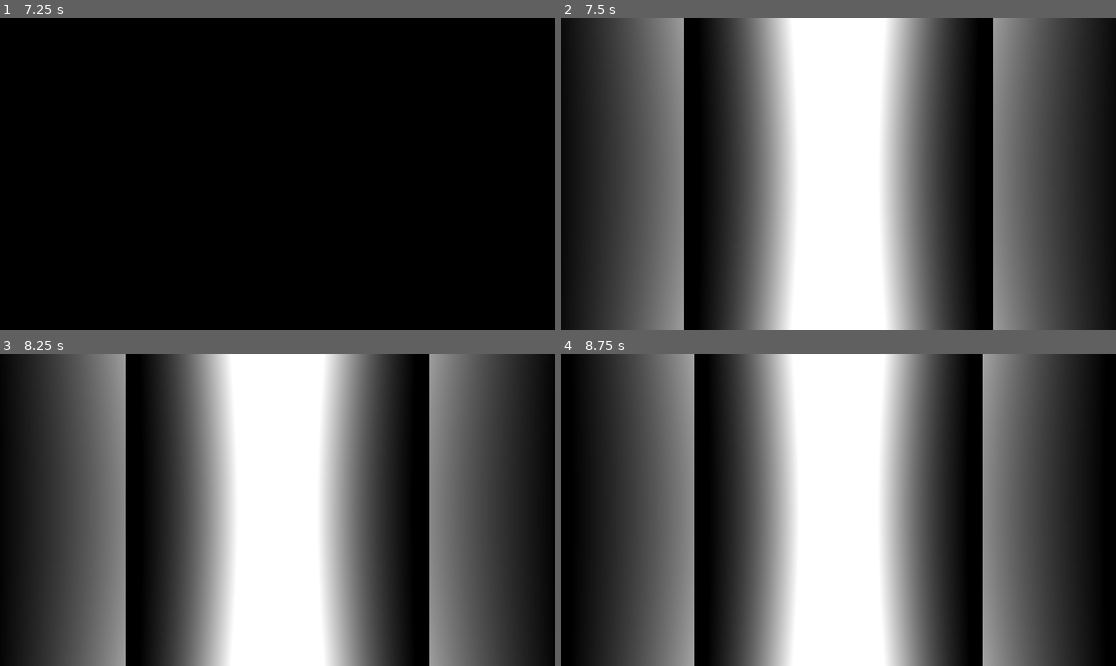
Above: before the commit, frames 1-4 (two rows, left to right).
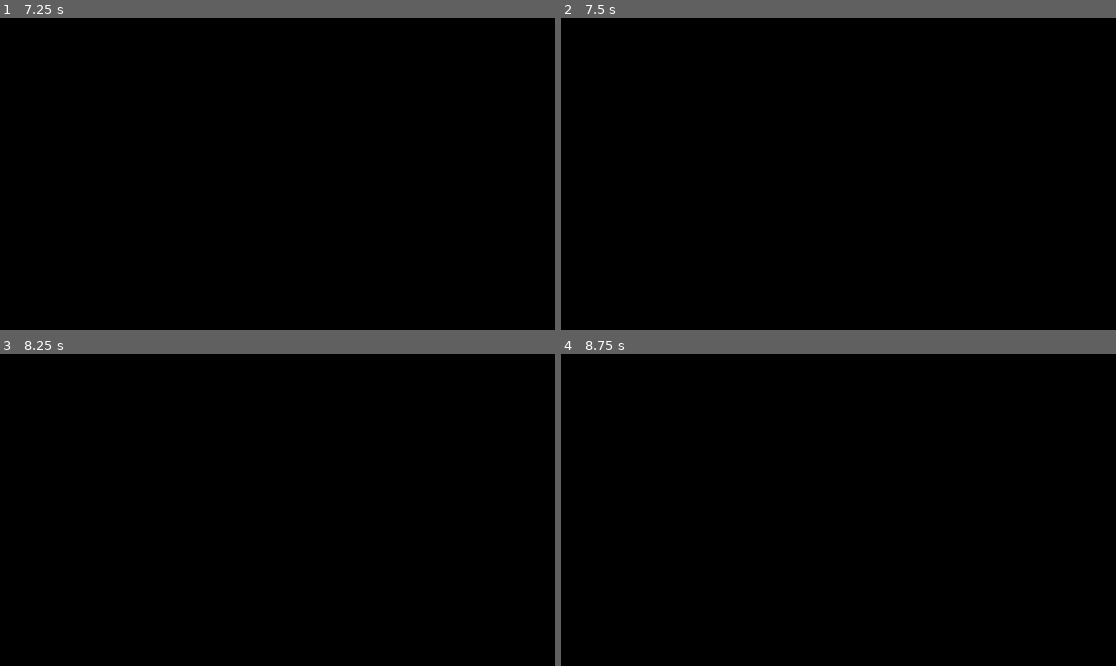
Above: after the commit, the same moments.

Repository: murumart/cgiproject
Game: Godot game, scene res://scenes/rendering_demo.tscn
The game is run twice, just before and just after one commit, with the same random seed, the same clock (stepped at 60 frames per second) and the same inputs. This scene is started directly instead of the project's main scene.
Inputs (mouse positions are in pixels of both pictures, inside the frame that each line leads up to):
- Up to frame 1 (7.25 s): tap Enter (ui_accept) at 0.5, 0.77, 1.25, 1.52, 3.02, 3.5, 3.77, 4.25, 4.52, 5, 5.75, 6.02, 6.77 s; move the mouse to (399, 158) at 0.52 s; hold Right (ui_right) 0.53-1.28 s; click (399, 158) at 0.6 s; move the mouse to (166, 189) at 1.27 s; hold S 1.28-2.03 s; tap E at 1.35, 4.35 s; move the mouse to (333, 105) at 2.02 s; hold Right (ui_right) 2.03-2.78 s; hold Q 2.03-2.78 s; move the mouse to (249, 236) at 2.77 s; hold W 2.78-3.53 s; tap Shift at 2.85, 5.85 s; click (249, 236) at 2.92 s; move the mouse to (444, 220) at 3.52 s; hold Left (ui_left) 3.53-5.03 s; click (444, 220) at 3.6 s; move the mouse to (111, 127) at 4.27 s; move the mouse to (305, 174) at 5.02 s; hold S 5.03-5.78 s; hold Q 5.03-5.78 s; click (305, 174) at 5.17 s; move the mouse to (194, 96) at 5.77 s; hold Right (ui_right) 5.78-6.53 s; move the mouse to (399, 158) at 6.52 s; hold W from 6.53 s (still down); click (399, 158) at 6.6 s
- Up to frame 2 (7.5 s): move the mouse to (727, 189) at 7.27 s; release W at 7.28 s; hold Right (ui_right) from 7.28 s (still down); tap E at 7.35 s; click (727, 189) at 7.42 s
- Up to frame 3 (8.25 s): tap Enter (ui_accept) at 7.52 s; move the mouse to (333, 441) at 8.02 s; release Right (ui_right) at 8.03 s; hold S from 8.03 s (still down); hold Q from 8.03 s (still down)
- Up to frame 4 (8.75 s): keep holding S; keep holding Q

Frame 1 is identical in both runs. In frame 2, 82% of the frame differs, in the area x 2-98%, y 0-100%; in frame 3, 80%; in frame 4, 77%.
Error in both runs: Assertion failed: Couldnt' get rendering device (res://scenes/volumetric_controller.gd:42)

Commit message:
rt shadows

Diff:
--- a/scenes/volumetric_controller.gd
+++ b/scenes/volumetric_controller.gd
@@ -55,7 +55,7 @@
 
 	# Run Simulation
 	# This queues the commands on the GPU but doesn't execute them instantly.
-	#run_simulation_once()
+	run_simulation_once()
 
 	# Build Brick Map
 	# Analyze voxel data and create brick occupancy map
--- a/shaders/volumetric_display.gdshader
+++ b/shaders/volumetric_display.gdshader
@@ -13,7 +13,7 @@
 //uniform int max_steps = 128; // Reduce this if performance is low
 uniform float mesh_size : hint_range(1, 400);
 uniform int brick_size; // Size of each brick (must match VolumetricController)
-uniform vec3 sun_direction = vec3(0.0, 0.0, 1.0);
+uniform vec3 sun_direction = vec3(0.5, 1.0, 0.5);
 
 varying vec3 local_pos;
 
@@ -26,7 +26,7 @@
 	float passed_through;
 	float exited;
 	uint cell;
-	//vec3 normal;
+	vec3 normal;
 	vec3 position;
 };
 
@@ -55,7 +55,7 @@
 	}
 }
 
-RayResult dda_ray_march(vec3 origin, vec3 dir, vec3 inv_dir, vec3 sgn_dir, ivec3 coord, vec3 t, vec3 voxel_resolution) {
+RayResult dda_ray_march(vec3 origin, vec3 dir) {
 	RayResult res;
 	res.color = vec3(0.0);
 	res.alpha = 0.0;
@@ -65,20 +65,51 @@
 	res.passed_through = 0.0;
 	res.exited = 0.0;
 	res.cell = 0u;
-
+	res.position = vec3(0.0);
+	res.normal = vec3(0.0);
+
+	ivec3 tex_size = textureSize(simulation_data, 0);
+	vec3 voxel_resolution = vec3(tex_size);
+
+	// DDA setup
+	const float FLT_MAX = 3.4028235e+38;
+	vec3 inv_dir = 1.0 / dir;
+	vec3 sgn_dir = sign(inv_dir); // the sign of the direction
+	inv_dir = clamp(inv_dir, vec3(-FLT_MAX), vec3(FLT_MAX));
+
+	// Calculate intersection with voxel grid bounds
+	vec3 t1 = -origin * inv_dir; // t1 is the distance to the first intersection with the voxel grid
+	vec3 t2 = (voxel_resolution - origin) * inv_dir; // t2 is the distance to the second intersection with the voxel grid
+
+	vec3 tmins = min(t1, t2);
+	vec3 tmaxs = max(t1, t2);
+
+	// Don't clamp tmin to 0 - if camera is inside the volume, tmin will be negative
+	float tmin = max(tmins.x, max(tmins.y, tmins.z));
+	float tmax = min(tmaxs.x, min(tmaxs.y, tmaxs.z));
+
+	// discard if the ray doesn't hit the volume
+	if (tmin > tmax){
+		return res;
+	}
+
+	// Move origin to entry point (or keep at camera position if inside)
+	vec3 curr_pos = origin + dir * max(tmin, 0.0);
+
+	// Get starting voxel coordinate
+	ivec3 coord = ivec3(clamp(floor(curr_pos), vec3(0), voxel_resolution - 1.0));
+
+	// Calculate t values for each axis
+	// t is the distance to the next voxel boundary from curr_pos (entry point, relative t=0)
+	vec3 t = (vec3(coord) + 0.5 * (1.0 + sgn_dir) - curr_pos) * inv_dir;
 
 	vec3 exit_pos = vec3(0.0);
-
-	//float alpha_acc = 0.0; // accumulated alpha
-	//vec3 color_acc = vec3(0.0); // accumulated color
-
-
+	float t_current = 0.0; // Track the current distance along the ray from curr_pos
 
     // DDA traversal with brick map acceleration
 	// move the ray through the voxel grid until we reach the end or alpha is 1 (find the next occupied voxel)
 	uint max_steps = uint(voxel_resolution.x * 3.0); // Safety limit
 	while (res.steps < max_steps) { // can make faster using max steps
-
 		res.steps++;
 
 		// Check if we exited the volume
@@ -96,41 +127,52 @@
 
 		vec3 brick_uvw = (vec3(brick_coord) + 0.5) / vec3(textureSize(brick_map, 0)); // uvw coordinates of the brick
 		float brick_occupied = textureLod(brick_map, brick_uvw, 0.0).r; // if the brick is occupied
-		//brick_occupied = 1.0;
 
 		if (brick_occupied > 0.5) {
 			vec4 voxel_data_u = texelFetch(simulation_data, coord, 0);
 			res.cell = uint(voxel_data_u.r * 255.0); // cell type
 
-
-
 			// if the voxel is occupied
 			if (res.cell > 0u) {
-				res.depth += t[res.stepped_axis];
-
-
-
-				//color_acc += my_color(cell) * 0.01 * density;
+				//res.depth += t[res.stepped_axis]; // OLD INCORRECT logic
+				if (res.passed_through == 0.0) {
+					res.depth = t_current; // Set depth to the first hit distance
+					res.position = curr_pos + dir * t_current; // Exact world position (in voxel space)
+
+					// Calculate normal
+					res.normal = vec3(0.0);
+					res.normal[res.stepped_axis] = -sgn_dir[res.stepped_axis];
+				}
+
 				res.color = mix(res.color, my_color(res.cell), 0.01 * density);
 
 				if (res.passed_through == 0.0) {
-					// color the voxel based on the axis it was hit from for basic shadows
-					switch (res.stepped_axis) {
-						case 0: res.color *= vec3(0.6); break;
-						case 1: if (sgn_dir.y > 0.0) res.color *= vec3(0.4); break;
-						case 2: res.color *= vec3(0.7); break;
-					}
+					// Blinn-Phong Shading
+					vec3 N = normalize(res.normal);
+					vec3 L = normalize(sun_direction);
+					vec3 V = -dir; // View direction is opposite to ray direction
+					vec3 H = normalize(L + V);
+
+					float diff = max(dot(N, L), 0.0);
+					float spec = pow(max(dot(N, H), 0.0), 32.0); // Shininess 32
+
+					vec3 ambient = vec3(0.3); // Ambient light
+					vec3 lightColor = vec3(1.0); // Sun color
+
+					// Apply lighting
+					vec3 lighting = ambient + lightColor * (diff * 0.8 + spec * 0.5);
+					res.color *= lighting;
 				}
 
 				res.alpha += 0.01 * density; // we add the density to the alpha
 				if (res.alpha >= 1.0) {
 					res.alpha = 1.0;
-					res.position = exit_pos;
+					// Position already set on first hit
 					break; // if the alpha is 1, we break
 				}
 				res.passed_through += 1.0;
 			} else if (res.cell == 0u) {
-				res.passed_through = 0.0;
+				// Empty voxel
 			}
 		} else {
 			// If brick is empty, skip to next brick boundary
@@ -141,8 +183,7 @@
 			brick_boundary_planes = (vec3(b_idx) + 0.5 * (1.0 + sgn_dir)) * float(brick_size);
 
 			// Calculate distance (t) to these boundaries
-			// Formula: (boundary - origin) / dir
-			vec3 t_brick = (brick_boundary_planes - origin) * inv_dir; // find the distance to the next brick boundary
+			vec3 t_brick = (brick_boundary_planes - curr_pos) * inv_dir; // find the distance to the next brick boundary
 
 			// Find the closest exit point (min t)
 			float t_exit = min(t_brick.x, min(t_brick.y, t_brick.z)); // find the closest exit point
@@ -150,7 +191,7 @@
 			res.stepped_axis = (t_brick.x <= t_brick.y && t_brick.x <= t_brick.z) ? 0 : (t_brick.y <= t_brick.z ? 1 : 2); // find the axis we hit
 
 			// Calculate the exact world position at the boundary
-			exit_pos = origin + (dir * t_exit);
+			exit_pos = curr_pos + (dir * t_exit);
 
 			// Add a bias vector in the direction of travel.
 			// This pushes the point physically INTO the next voxel.
@@ -161,18 +202,19 @@
 			ivec3 next_coord = ivec3(floor(exit_pos + bias));
 
 			coord = next_coord;
-			t = (vec3(coord) + 0.5 * (1.0 + sgn_dir) - origin) * inv_dir;
-
+			t = (vec3(coord) + 0.5 * (1.0 + sgn_dir) - curr_pos) * inv_dir;
+
+			// Update t_current to the brick boundary
+			t_current = t_exit;
 			continue;
 		}
 
-
 		// Find the closest exit point (min t)
 		float t_exit = min(t.x, min(t.y, t.z));
 
 		res.stepped_axis = (t.x <= t.y && t.x <= t.z) ? 0 : (t.y <= t.z ? 1 : 2);
 
-		exit_pos = origin + (dir * t_exit);
+		exit_pos = curr_pos + (dir * t_exit);
 
 		// Add a bias vector in the direction of travel.
 		// This pushes the point physically INTO the next voxel.
@@ -183,7 +225,10 @@
 		ivec3 next_coord = ivec3(floor(exit_pos + bias));
 
 		coord = next_coord;
-		t = (vec3(coord) + 0.5 * (1.0 + sgn_dir) - origin) * inv_dir;
+		t = (vec3(coord) + 0.5 * (1.0 + sgn_dir) - curr_pos) * inv_dir;
+
+		// Update t_current to the voxel boundary
+		t_current = t_exit;
 	}
 	return res;
 }
@@ -200,48 +245,13 @@
 	// Convert to voxel space (0 to voxel_resolution)
 	vec3 origin = (local_cam + 0.5) * voxel_resolution;
 
-	// DDA setup
-	const float FLT_MAX = 3.4028235e+38;
-	vec3 inv_dir = 1.0 / dir;
-	vec3 sgn_dir = sign(inv_dir); // the sign of the direction
-	inv_dir = clamp(inv_dir, vec3(-FLT_MAX), vec3(FLT_MAX));
-
-
-	// Calculate intersection with voxel grid bounds
-	vec3 t1 = -origin * inv_dir; // t1 is the distance to the first intersection with the voxel grid
-	vec3 t2 = (voxel_resolution - origin) * inv_dir; // t2 is the distance to the second intersection with the voxel grid
-
-	vec3 tmins = min(t1, t2);
-	vec3 tmaxs = max(t1, t2);
-
-	// Don't clamp tmin to 0 - if camera is inside the volume, tmin will be negative
-	float tmin = max(tmins.x, max(tmins.y, tmins.z));
-	float tmax = min(tmaxs.x, min(tmaxs.y, tmaxs.z));
-
-	// discard if the ray doesn't hit the volume
-	if (tmin > tmax){
-		discard;
-	}
-
-	// Move origin to entry point (or keep at camera position if inside)
-	origin += dir * max(tmin, 0.0);
-
-	// Get starting voxel coordinate
-	ivec3 coord = ivec3(clamp(floor(origin), vec3(0), voxel_resolution - 1.0));
-
-	// Calculate t values for each axis
-	// t is the distance to the next voxel boundary
-	vec3 t = (vec3(coord) + 0.5 * (1.0 + sgn_dir) - origin) * inv_dir;
-
-	//ivec3 istep = ivec3(sgn_dir); // step direction (1 or -1)
-	//vec3 delta = inv_dir * sgn_dir; // delta t per step
-
-
-
-	//RayResult(vec3 color; float alpha; float depth; int stepped_axis; uint steps; float passed_through; float exited; uint cell; vec3 position;)
-	// (vec3 origin, vec3 dir, vec3 inv_dir, vec3 sgn_dir, ivec3 coord, vec3 t, vec3 voxel_resolution)
-	RayResult res = dda_ray_march(origin, dir, inv_dir, sgn_dir, coord, t, voxel_resolution);
+	RayResult res = dda_ray_march(origin, dir);
 	//if (alpha_acc < 0.01 && render_setting != 3) discard;
+
+	RayResult res2sun = dda_ray_march(res.position, sun_direction);
+	if (res2sun.alpha > 0.0) {
+		res.color *= 0.5;
+	}
 
 	float depth = res.depth / float(max(tex_size.x, max(tex_size.y, tex_size.z)));
 	switch (render_setting) {
--- a/shaders/volumetric_display.tres
+++ b/shaders/volumetric_display.tres
@@ -10,3 +10,4 @@
 shader_parameter/render_setting = 0
 shader_parameter/mesh_size = 100.0000047025
 shader_parameter/brick_size = 0
+shader_parameter/sun_direction = Vector3(0.3, 1, 0.5)
